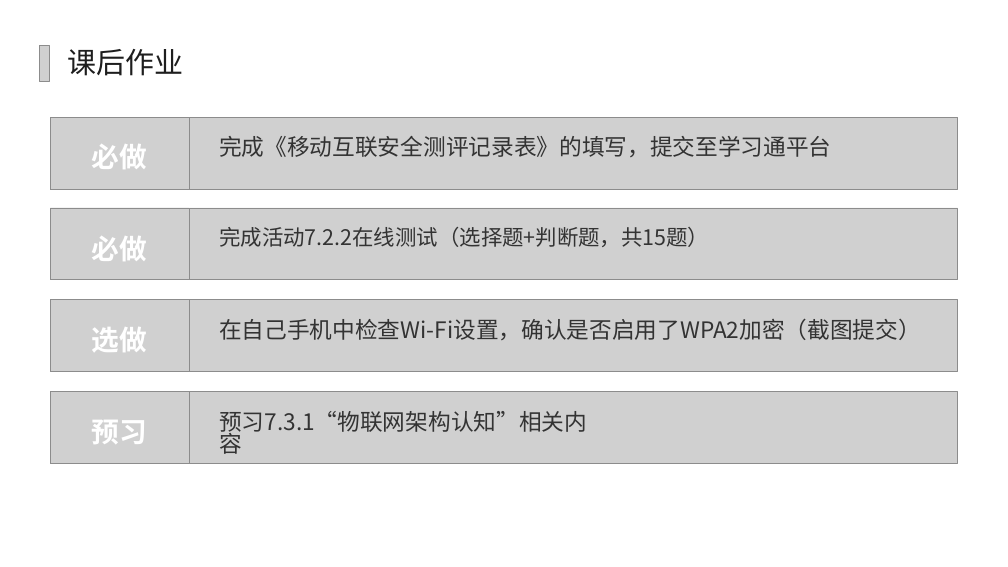
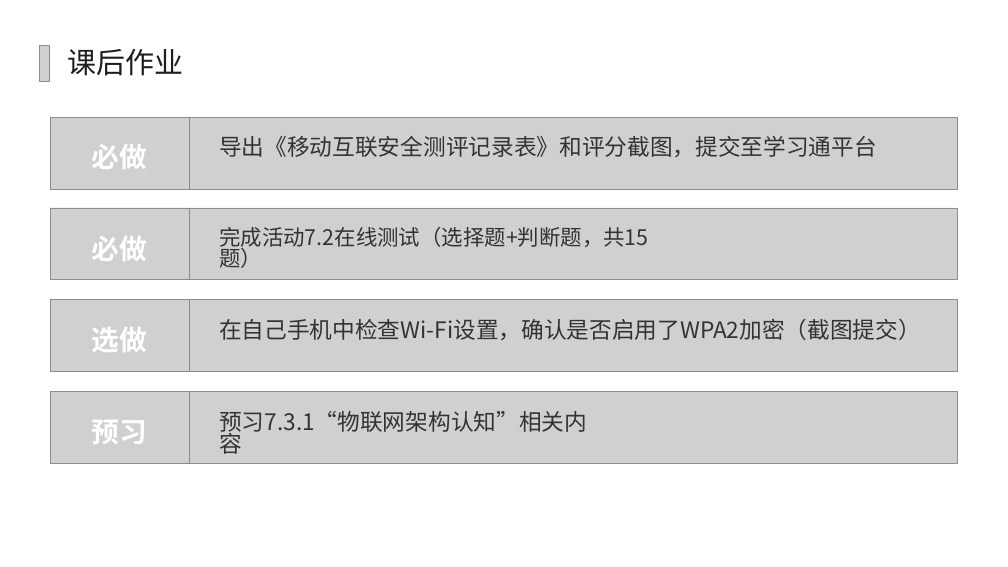
Before and after one commit to yiyimu-ruiruimu/security-assessment-platform, a slide deck: slide 17 of PPT/7.2.2 移动安全配置核查.pptx. Drawn at 1008x567 pixels with LibreOffice and Linux fonts; fonts in the diff are those of the drawing; grey boxes stand for pictures; background and template pictures are left out. Boxes give left, top, right and bottom in pixels: in the first picture for what was removed or moved away, otherwise in the second. Text is boxed around its words. In the diff, an @@ line names an element or a change of style, - is before the commit and + after.

```diff
--- a/PPT/7.2.2 移动安全配置核查.pptx
+++ b/PPT/7.2.2 移动安全配置核查.pptx
@@ text at <box>219,136,877,157</box>: text changed @@
-完成《移动互联安全测评记录表》的填写，提交至学习通平台
+导出《移动互联安全测评记录表》和评分截图，提交至学习通平台
@@ text at <box>219,227,649,250</box>: text changed @@
-完成活动7.2.2在线测试（选择题+判断题，共15题）
+完成活动7.2在线测试（选择题+判断题，共15题）
```
Also in this commit, not shown: 9 other slides changed, 49 other files.
